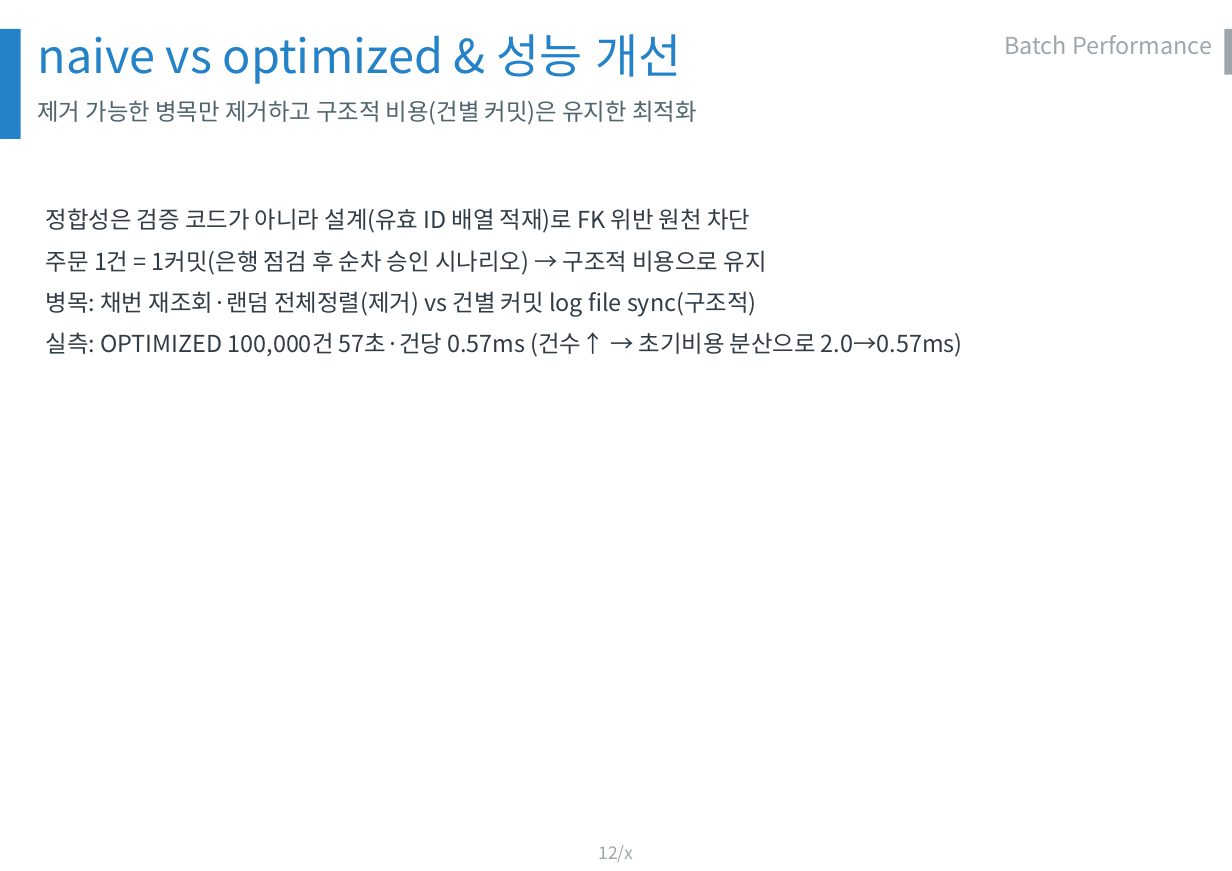
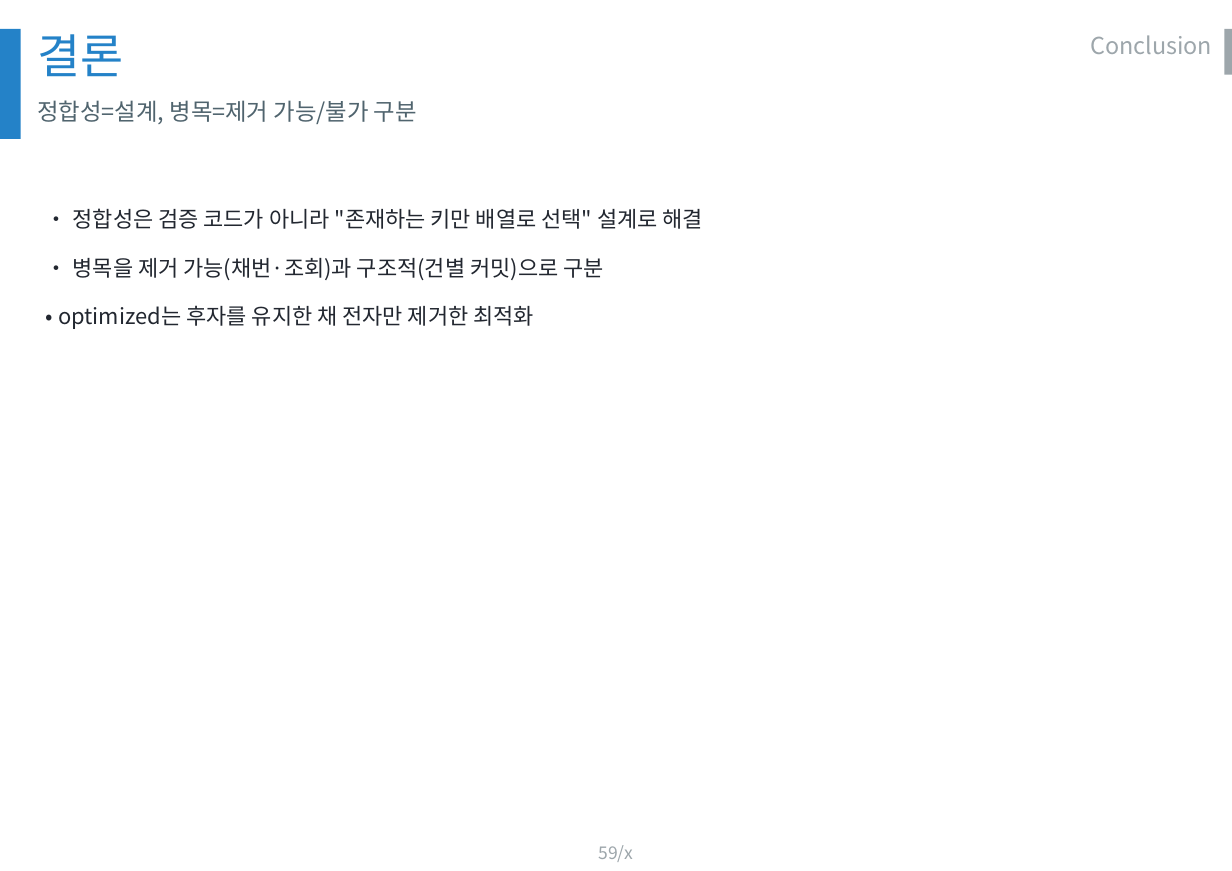
Before and after one commit to olmas70/slides, a slide deck: slide 59 of ppt/BO_DB운영_발표.pptx (slide 12 before the commit). Drawn at 1232x871 pixels with LibreOffice and Linux fonts; fonts in the diff are those of the drawing; background and template pictures are left out. Boxes give left, top, right and bottom in pixels: in the first picture for what was removed or moved away, otherwise in the second. Text is boxed around its words. In the diff, an @@ line names an element or a change of style, - is before the commit and + after.

```diff
--- a/ppt/BO_DB운영_발표.pptx
+++ b/ppt/BO_DB운영_발표.pptx
@@ text at [37, 34, 123, 77]: text changed @@
-naive vs optimized & 성능 개선
+결론
@@ text at [1090, 35, 1212, 54]: text changed @@
-Batch Performance
+Conclusion
@@ text at [37, 100, 417, 124]: text changed @@
-제거 가능한 병목만 제거하고 구조적 비용(건별 커밋)은 유지한 최적화
+정합성=설계, 병목=제거 가능/불가 구분
@@ text at [58, 208, 703, 329]: text changed; size 16 to 15 pt; text colour #323C46 to #222730 @@
-정합성은 검증 코드가 아니라 설계(유효 ID 배열 적재)로 FK 위반 원천 차단
-주문 1건 = 1커밋(은행 점검 후 순차 승인 시나리오) → 구조적 비용으로 유지
-병목: 채번 재조회·랜덤 전체정렬(제거) vs 건별 커밋 log file sync(구조적)
-실측: OPTIMIZED 100,000건 57초·건당 0.57ms (건수↑ → 초기비용 분산으로 2.0→0.57ms)
+• 정합성은 검증 코드가 아니라 "존재하는 키만 배열로 선택" 설계로 해결
+• 병목을 제거 가능(채번·조회)과 구조적(건별 커밋)으로 구분
+• optimized는 후자를 유지한 채 전자만 제거한 최적화
@@ page number at [598, 845, 633, 862]: text changed @@
-12/x
+59/x
```
Also in this commit, not shown: 8 other slides changed, 48 slides added.
